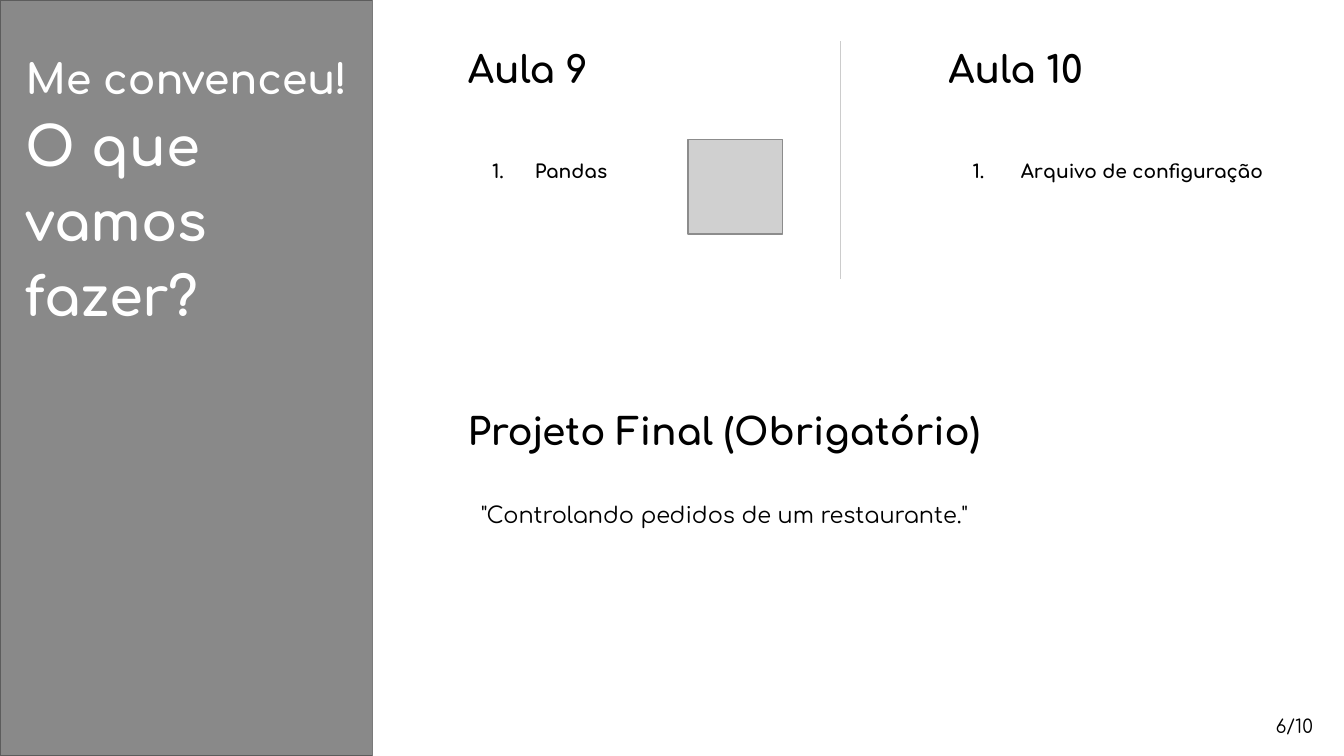
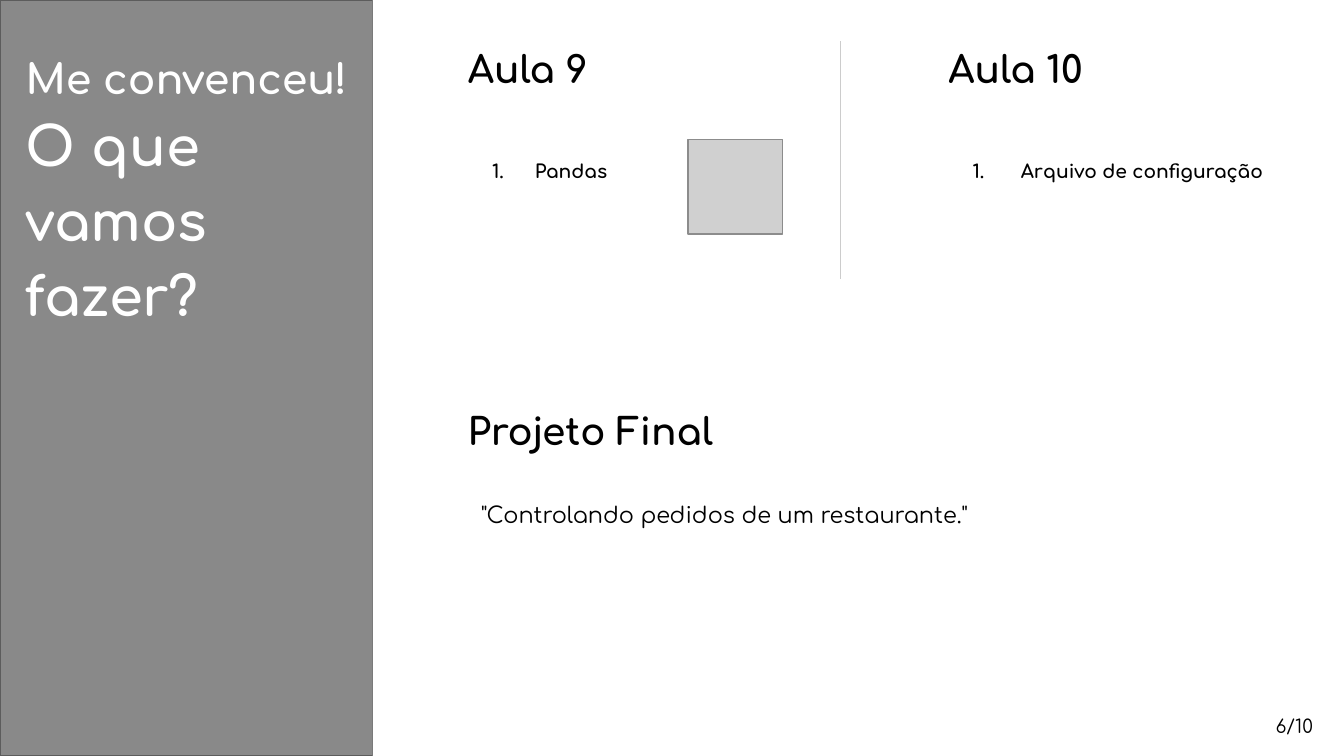
Before and after one commit to MiuraBruno/Curso_python_turma2, a slide deck: slide 6 of _DOCUMENTOS/Treinamento Pynton.pptx. Drawn at 1344x756 pixels with LibreOffice and Linux fonts; fonts in the diff are those of the drawing; grey boxes stand for pictures. Boxes give left, top, right and bottom in pixels: in the first picture for what was removed or moved away, otherwise in the second. Text is boxed around its words. In the diff, an @@ line names an element or a change of style, - is before the commit and + after.

```diff
--- a/_DOCUMENTOS/Treinamento Pynton.pptx
+++ b/_DOCUMENTOS/Treinamento Pynton.pptx
@@ text at box(468, 415, 713, 454): text changed @@
-Projeto Final (Obrigatório)
+Projeto Final
```
Also in this commit, not shown: 2 other slides changed, 4 other files.
